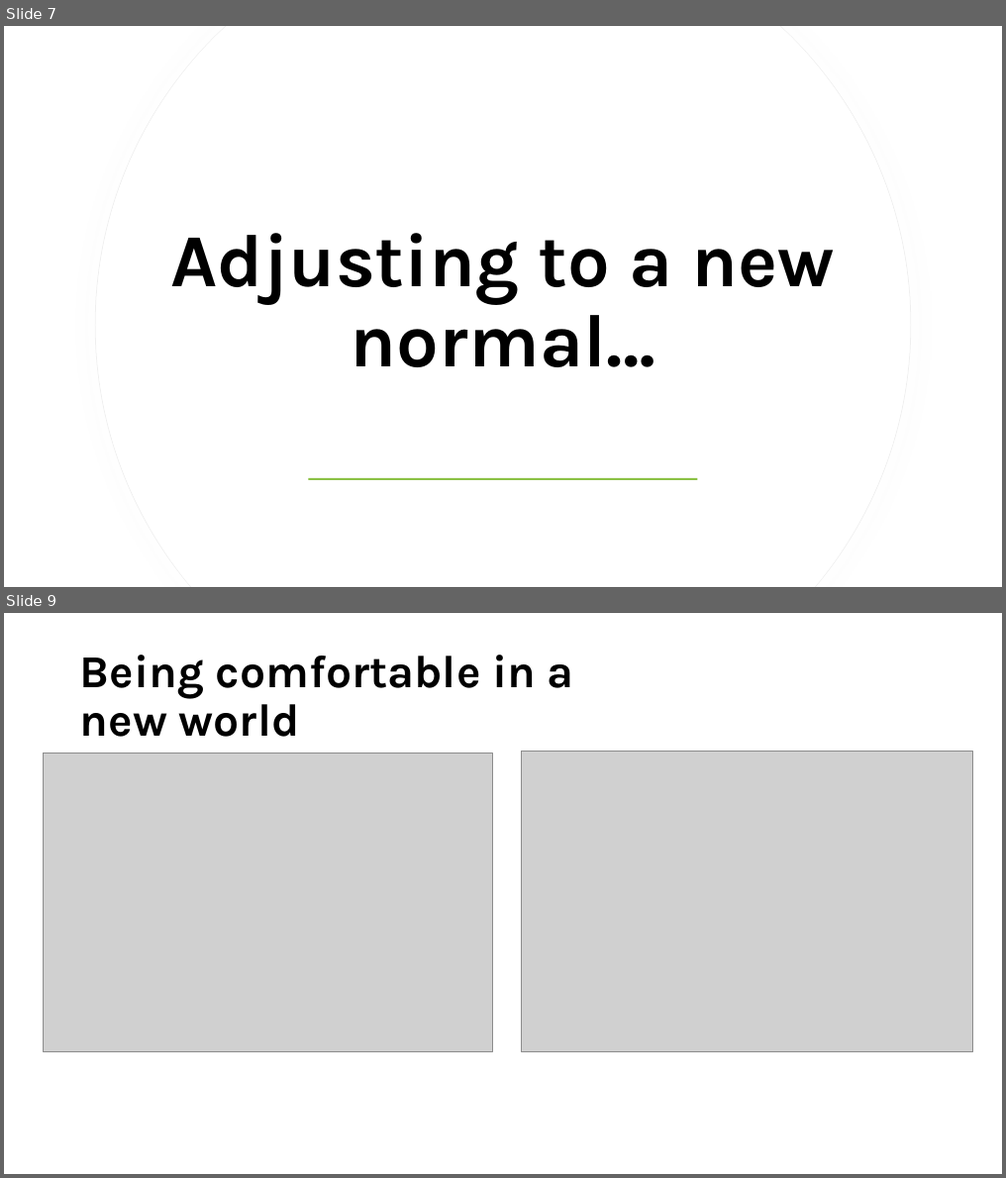
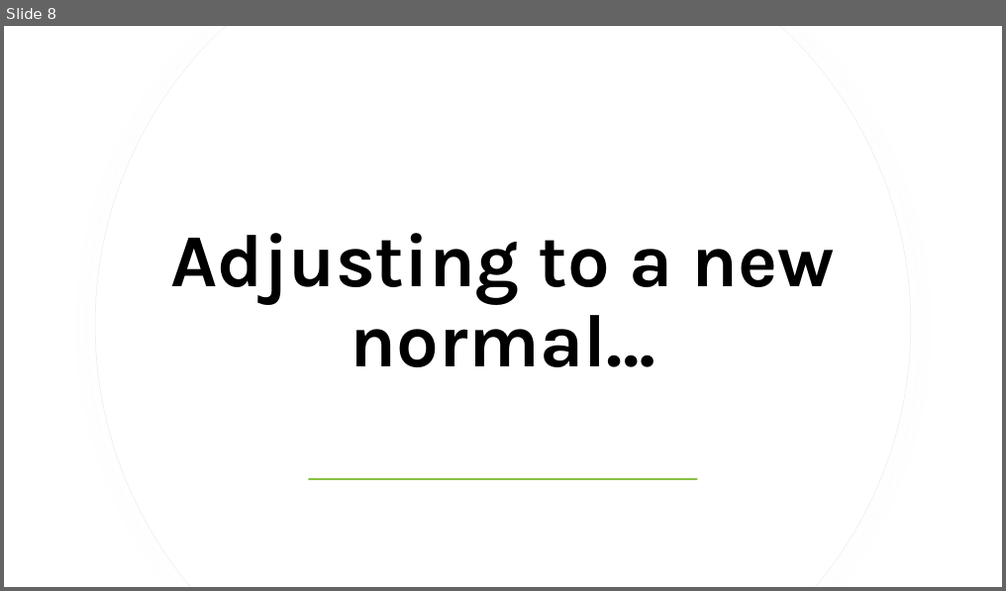
Before and after one commit to staceywai/bootcamp-project, a slide deck: Final Presentation/Bootcamp-Project-1.pptx. Shown one above the other, each under a label of ours: slides 7 and 9 before the commit, slide 8 after it; the slides between them are not shown. The pictures are 1006x1178 and 1006x591 pixels, drawn with LibreOffice and Linux fonts; fonts in the diff are those of the drawing; grey boxes stand for pictures. Boxes give left, top, right and bottom in pixels: in the first picture for what was removed or moved away, otherwise in the second. Text is boxed around its words. In the diff, an @@ line names an element or a change of style, - is before the commit and + after.

```diff
--- a/Final Presentation/Bootcamp-Project-1.pptx
+++ b/Final Presentation/Bootcamp-Project-1.pptx
@@ slide 9 removed at <box>4,613,1002,1174</box>, background #FFFFFF @@
@@ title removed at <box>80,655,574,737</box> @@
-Being comfortable in a
-new world
@@ picture removed at <box>44,753,493,1053</box> @@
@@ picture removed at <box>522,752,973,1053</box> @@
@@ what was slide 7 is now slide 8 @@
```
Also in this commit, not shown: 6 slides changed, 4 slides added, 3 other slides removed, 1 other file.
